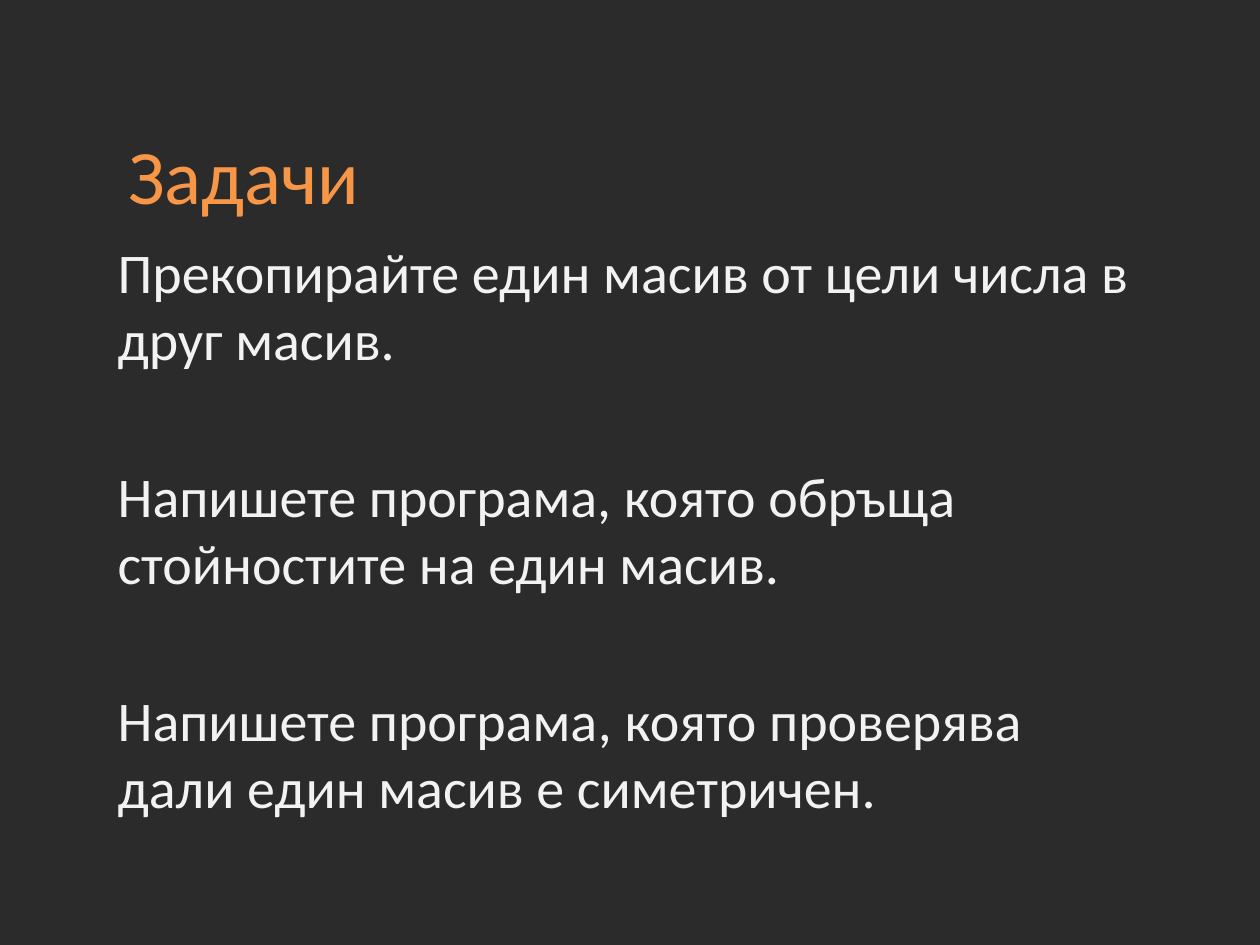
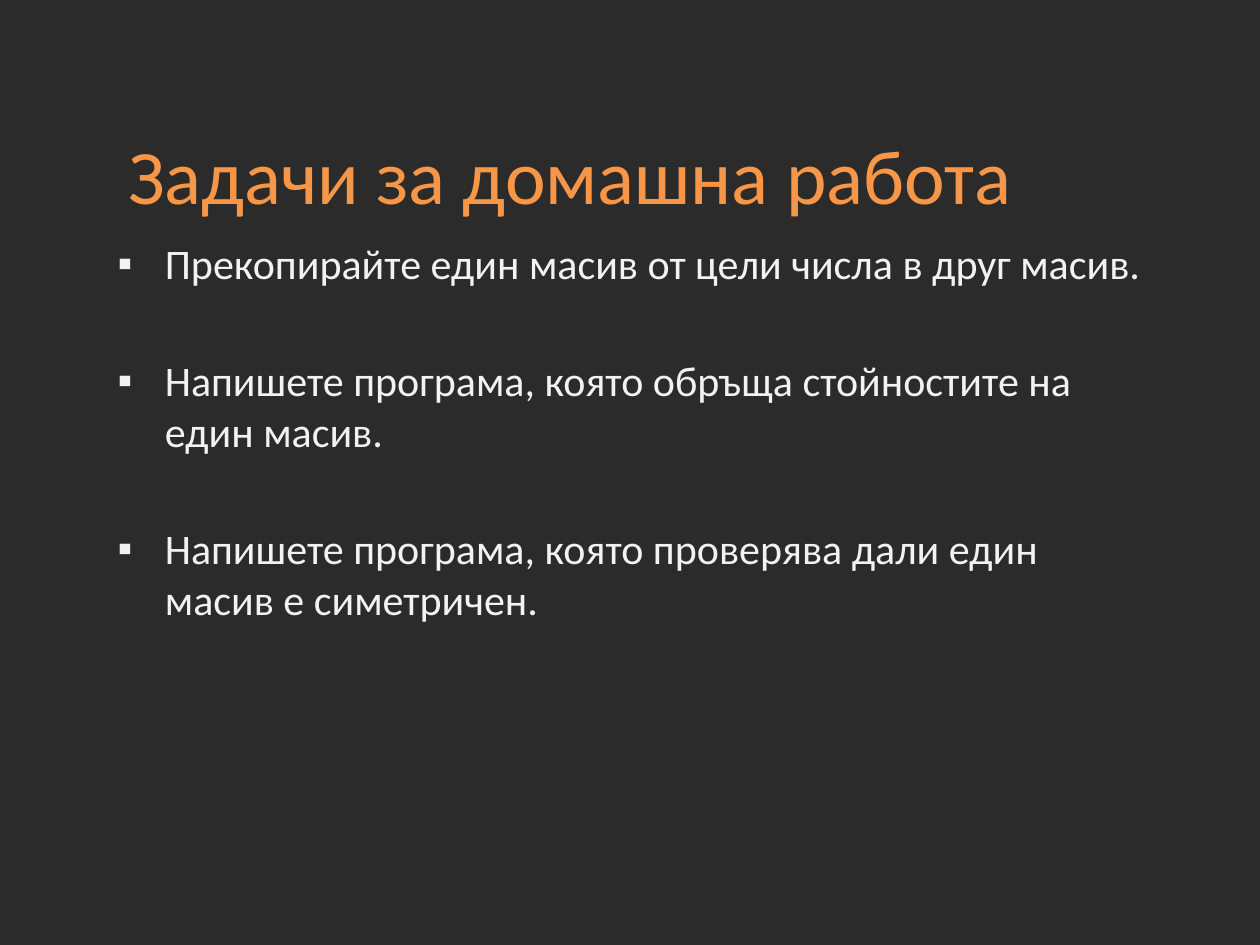
Before and after one commit to Academy-Soft-Intellect/Introduction-Into-Programming-Online, a slide deck: slide 18 of 06-Arrays.pptx (slide 16 before the commit). Drawn at 1260x945 pixels with LibreOffice and Linux fonts; fonts in the diff are those of the drawing; background and template pictures are left out; a plain dark background stands for a picture behind light text. Boxes give left, top, right and bottom in pixels: in the first picture for what was removed or moved away, otherwise in the second. Text is boxed around its words. In the diff, an @@ line names an element or a change of style, - is before the commit and + after.

Commit message:
Update

```diff
--- a/06-Arrays.pptx
+++ b/06-Arrays.pptx
@@ title at (x1=128, y1=151, x2=1011, y2=217): text changed @@
-Задачи
+Задачи за домашна работа
@@ text "Прекопирайте един масив от цели ..." at (x1=165, y1=250, x2=1140, y2=622): size 32 to 24 pt; bullet none to ▪; less space between paragraphs @@
```
